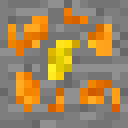
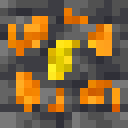
Revision of a layered (128, 128) image; what changed, layer by layer:
added layer "deepslate.png" above "stone" over [0,0,128,128]
